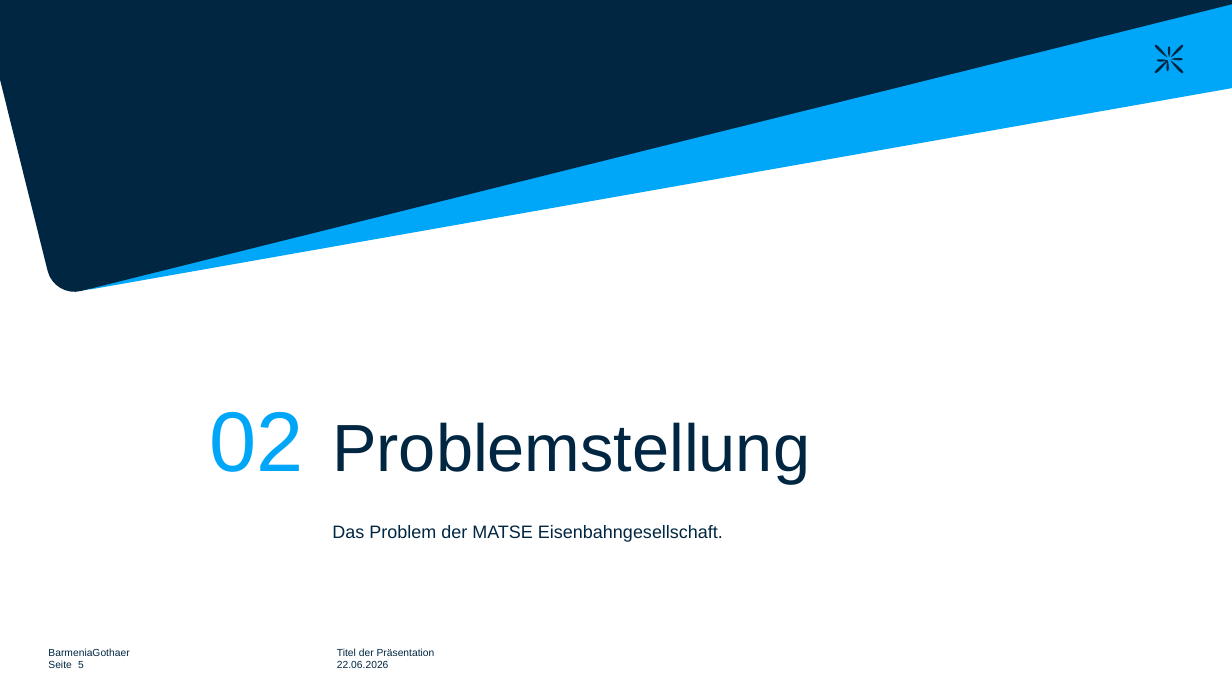
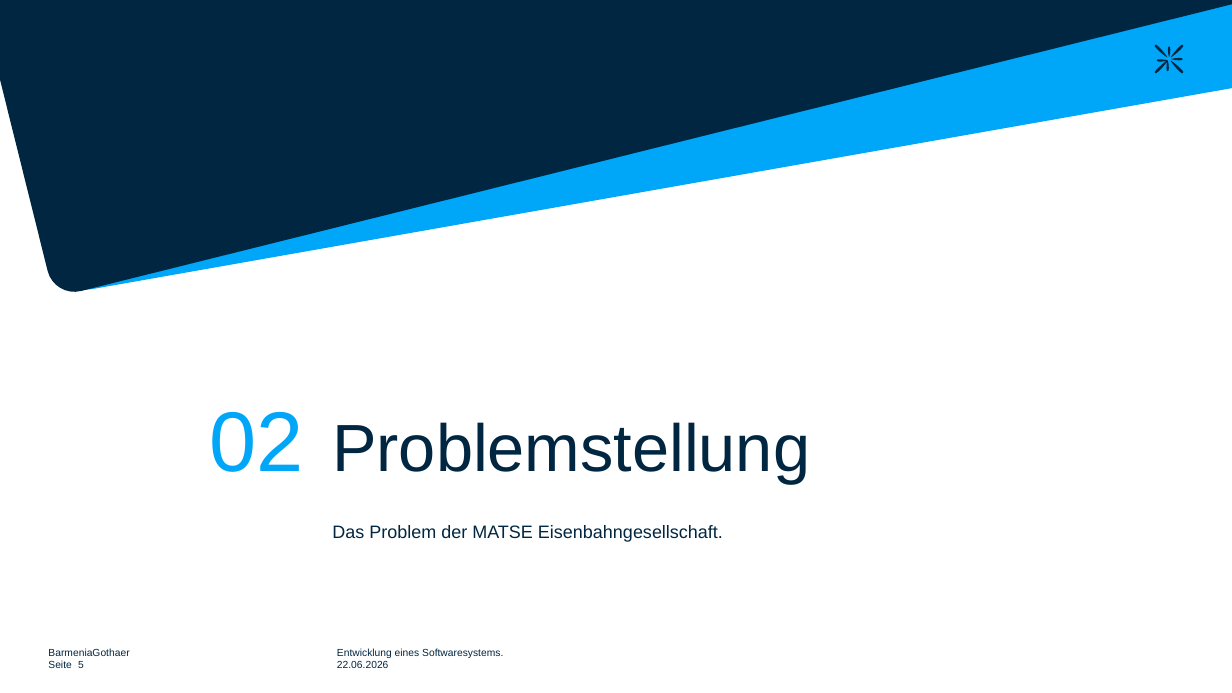
Before and after one commit to TheMonou/GroPro-IHK, a slide deck: slide 5 of Dokumentation/Entwicklung eines Softwaresystems.pptx. Drawn at 1232x693 pixels with LibreOffice and Linux fonts; fonts in the diff are those of the drawing. Boxes give left, top, right and bottom in pixels: in the first picture for what was removed or moved away, otherwise in the second. Text is boxed around its words. In the diff, an @@ line names an element or a change of style, - is before the commit and + after.

```diff
--- a/Dokumentation/Entwicklung eines Softwaresystems.pptx
+++ b/Dokumentation/Entwicklung eines Softwaresystems.pptx
@@ text at bbox=[337, 648, 503, 658]: text changed @@
-Titel der Präsentation
+Entwicklung eines Softwaresystems.
```
Also in this commit, not shown: 9 other slides changed, 22 slides added, 53 slides removed.
